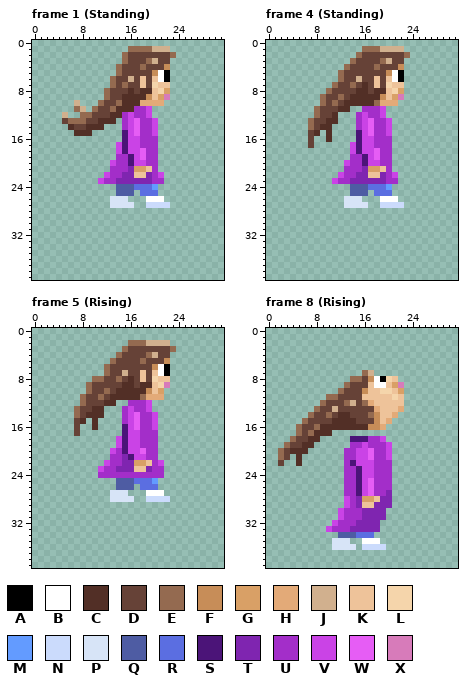
Pixel-art file, stored at assets/sprites/kid.aseprite. Above, as it was before the edit.
32x40 pixels, 12 frames. Shown: frame 1 (Standing), frame 4 (Standing), frame 5 (Rising), frame 8 (Rising). The commit also changed other frames, which this record leaves out.
Visible layers, top first: "BubbleAnchor", "Body".
Palette (. is transparent): A #000000  B #ffffff  C #522f26  D #664237  E #946a50  F #c78d58  G #d9a066  H #e3aa78  J #d1b08e  K #eec39a  L #f5d5ab  M #639bff  N #cbdbfc  P #d7e4f7  Q #4e5ca3  R #5b6ee1  S #4b1478  T #7f25b0  U #a32ec9  V #ca43e6  W #e65df5  X #d77bba
Pixels before, frame 1 (Standing), first column x 5:
 1 ...........EEEEJJJ.
 2 ..........EDDDDDDDE
 3 ..........EDDDEJDD.
 4 .........EDDDEDDDF.
 5 .........EDDDDDFBA.
 6 ........EDDJDKDKBA.
 7 ........EDEDDKDLKK.
 8 .......EDDDCDCCKLG.
 9 .......EDDCCCCFKGX.
10 ..J...EDDECCCHHHH..
11 ..EJ.EDDECCCUUV....
12 J..EEDDDCCUVUUV....
13 DEEEDDCCC.UVWUUV...
14 .CDDCCC...UVWUUV...
15 ..CCC.....SVWUUV...
16 ..........SVVUUU...
17 .........VSVVUUU...
18 .........VSVVWUU...
19 .........UUSVWUU...
20 ........VUUSVVUU...
21 ........UUUTGGKU...
22 .......VUUTTKKTUV..
23 ......VUUTTTTTTUU..
24 .........QQQRRRM...
25 .........QQQ.RRR...
26 ........PPP...BBB..
27 ........PPPP..NNNN.
Pixels before, frame 4 (Standing), first column x 7:
 1 .........EEEJJJJ.
 2 ........EDDDDDDDE
 3 .......EDDDDEJDD.
 4 ......EDDDDEDDDF.
 5 .....EDDDDDDDFBA.
 6 .....EDDJDDKDKBA.
 7 ....EDDEDCDKDLKK.
 8 ...EDDDDCCDCCKLG.
 9 ..EDDEDCCCCCFKGX.
10 ..EDEDCCCCCEHHH..
11 .EDDDCC..UUUV....
12 .EDDC...UVUUV....
13 EDDCC...UVWUUV...
14 EDCC....UVWUUV...
15 DC.C....SVWUUV...
16 D..C....SVVUUU...
17 D......VSVVUUU...
18 .......VSVVWUU...
19 .......UUSVWUU...
20 ......VUUSVVUU...
21 ......UUUTGGKU...
22 .....VUUTTKKTUV..
23 ....VUUTTTTTTUU..
24 .......QQQRRRM...
25 .......QQQ.RRR...
26 ......PPP...BBB..
27 ......PPPP..NNNN.
Pixels before, frame 5 (Rising), first column x 7:
 2 .........EEEJJJJ.
 3 ........EDDDDDDDE
 4 .......EDDDDEJDD.
 5 ......EDDDDEDDDF.
 6 .....EDDDDDDDFBA.
 7 .....EDDJDDKDKBA.
 8 ...EEDDEDCDKDLKK.
 9 ..EDDDDDCCDCCKLX.
10 ..EDDEDCCCCCFKG..
11 .EDDEDCCCCCEHHH..
12 .EDDDCC..UUUV....
13 EDDCC...UVUUV....
14 EDCCC...UVWUUV...
15 DC.C....UVWUUV...
16 D..C....SVWUUV...
17 D.......SVVUUU...
18 .......VSVVUUU...
19 .......VSVVUUU...
20 ......VUSVVWUU...
21 ......UUTSVVUU...
22 .....VUUTTGGKUV..
23 ....VUUTTTKKTUU..
24 ....UUUUUUUUUUU..
25 .......QQQRRRM...
26 .......QQQ.RRR...
27 ......PPP...BBB..
28 ......PPPP..NNNN.
Pixels before, frame 8 (Rising), first column x 2:
 7 ..............EJ.....
 8 ............EEDFBALK.
 9 ...........EDDDKBBKGX
10 ..........EDDDFKKLLKG
11 ........EEDDDDKKKKKLK
12 .......EDDDEJDEHKKKKK
13 ......EDDJDDDDDDHKKKH
14 .....EDDEDCCDDDEFKKH.
15 ....EDDDDCCCCDDDFKH..
16 ...EDDECCCCCCCCFFH...
17 ...EDECCC............
18 ..EDDCC.....SSSUUV...
19 .EDDCC......UUVUUUV..
20 EDCCC......UUVVWUUV..
21 ED.C.......UUVVWUUV..
22 D..C.......USVVVUUU..
23 ...........UUSVVUUU..
24 ...........UUSVVUUU..
25 ...........UUSVWUUU..
26 ...........UUSVWUUU..
27 ...........UUSVWUUT..
28 ...........VUTGGKTT..
29 ...........VUTKKTTT..
30 ..........VUUUTTTT...
31 ..........VUUUTTTT...
32 .........VUUUTTTT....
33 ........VUUUTTTTT....
34 ..........QQQRRR.....
35 .........PPP..BBB....
36 .........PPPP.NNNN...
After:
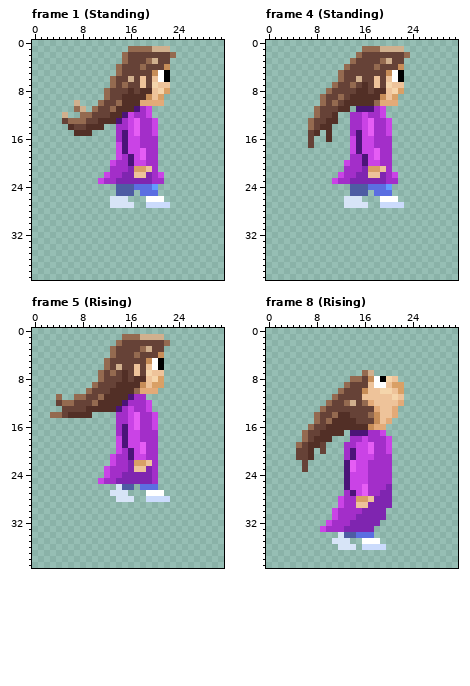
Edits made:
layer "BubbleAnchor" now hidden
Changed rows in their new state; - is an unchanged pixel.
Frame 1 (Standing):
first column x 14:
 9 --------.
11 ---S-----
12 -S-------
13 S--------
14 U--------
15 U--------
16 U--------
19 V--------
Frame 4 (Standing):
first column x 14:
 9 --------.
11 -SSS-----
12 U--------
13 U--------
14 U--------
15 U--------
16 V--------
Frame 5 (Rising):
first column x 3:
 1 ------------EEEJJJJ--
 2 -----------EDDDDDDDE-
 3 ----------EDD--EJ--..
 4 ----------ED--E-DDF.-
 5 ---------ED----DFBA.-
 6 -----------J--K-KBA.-
 7 --------EDE-C-KDL-K.-
 8 -------.---DCDCCK-G.-
 9 ------.E---C--CFKGG.-
10 ---------DC---EHHH.--
11 -E--E----C---SUU...--
12 -DEEDD-EC--CS--------
13 --DDD-C--CCS---------
14 EEDCCC-..--U---------
15 ----..-.---U---------
16 ----.--.---U---------
17 ----.------U---------
19 ---------------W-----
20 ----------.VUS-------
21 ----------V-U--------
22 ---------.V-U-----.--
23 --------.V-UU-----.--
24 --------.V--TTTTT-.--
25 --------VUUTTTTTTU---
26 -----------P---------
28 ----------.----------
Frame 8 (Rising):
first column x 2:
 9 --------------------G
11 --------.------------
12 -------.E-----------H
13 ------.E-D---------H.
14 -----.E-DE-----------
15 ----..E-E------------
16 ---..EDD--------H----
17 ---.EDD--CC-SSSUUV---
18 --..ED-CC---UUV--UV--
19 -..ED-CD---U-V-W-----
20 ...DDC-D----S--------
21 ..-DDC------S--V--U--
22 .--.D------SW--U-----
23 ----D------SWV-U-----
24 -----------SVV-U-----
25 -----------SVV-U-----
26 -----------SVVWU--T--
27 ------------SVWU-T---
28 ----------VU-G-KT----
29 ----------VU-K-T-----
30 ---------VU----------
31 ---------VU--T-------
32 --------VU--T--------
33 -------VU--T----.----
34 ----------P----------
36 ---------.-----------
Boxes around the changes in both pictures, in picture pixels (x1, y1, x2, y2):
erased: (164, 94, 170, 100)
changed: (116, 106, 140, 160)
erased: (398, 94, 404, 100)
changed: (350, 106, 374, 142)
changed: (50, 334, 176, 502)
changed: (278, 382, 404, 550)
